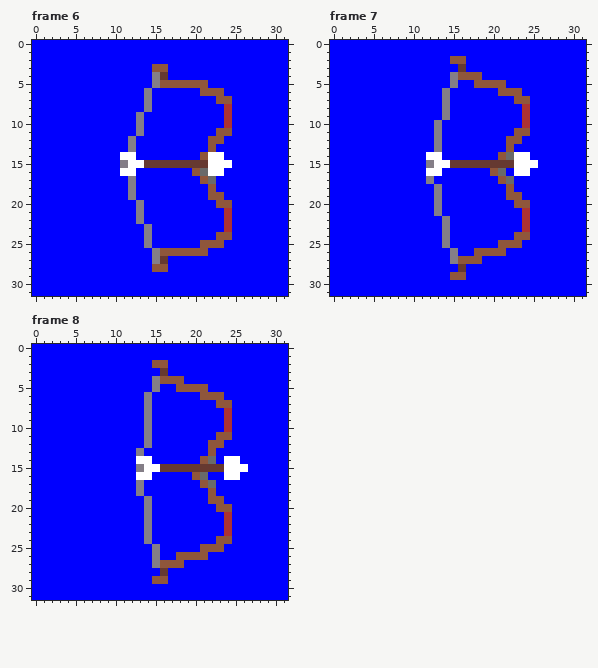
Pixel-art file -- resources/AsepriteProjects/MyBow2.ase. Above, as it was before the edit.
32x32 pixels, 15 frames. Shown: frame 6, frame 7, frame 8. The commit also changed other frames, which this record leaves out.
New version:
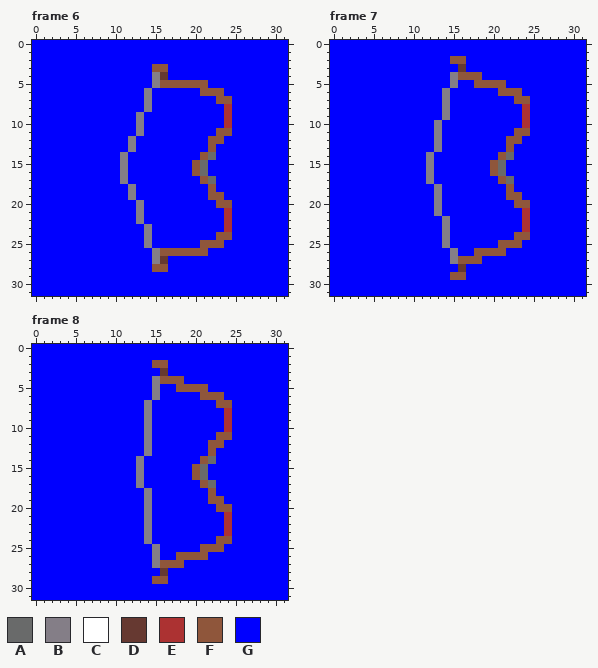
Palette (. is transparent): A #696a6a  B #847e87  C #ffffff  D #663931  E #ac3232  F #8f563b  G #0000ff
What changed:
Frame 6, layer "Bow":
y 14: x 11..12 CC -> BG; x 22..23 CC -> AG
y 15: x 12..24 CCDDDDDDDDCCC -> GGGGGGGGFAGGG
y 16: x 11..12 CC -> BG; x 22..23 CC -> GG
y 17: x 11..12 GB -> BG
Frame 7, layer "Bow":
y 14: x 12..13 CC -> BG; x 23..24 CC -> GG
y 15: x 13..25 CCDDDDDDDDCCC -> GGGGGGGFAGGGG
y 16: x 12..13 CC -> BG; x 23..24 CC -> GG
Frame 8, layer "Bow":
y 6: x 14..15 BG -> GB
y 13: x 13..14 BG -> GB
y 14: x 13..14 CC -> BG; x 24..25 CC -> GG
y 15: x 14..26 CCDDDDDDDDCCC -> GGGGGGFAGGGGG
y 16: x 13..14 CC -> BG; x 24..25 CC -> GG
y 18: x 13..14 BG -> GB
